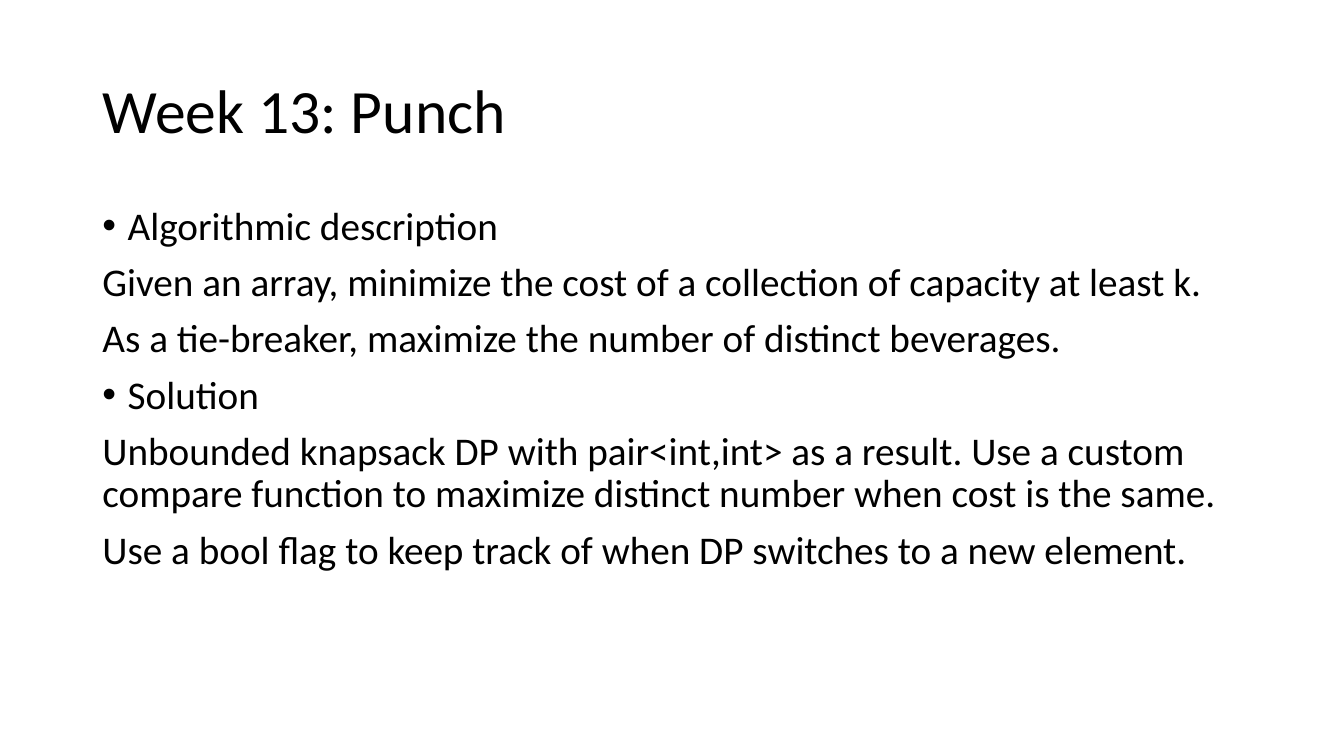
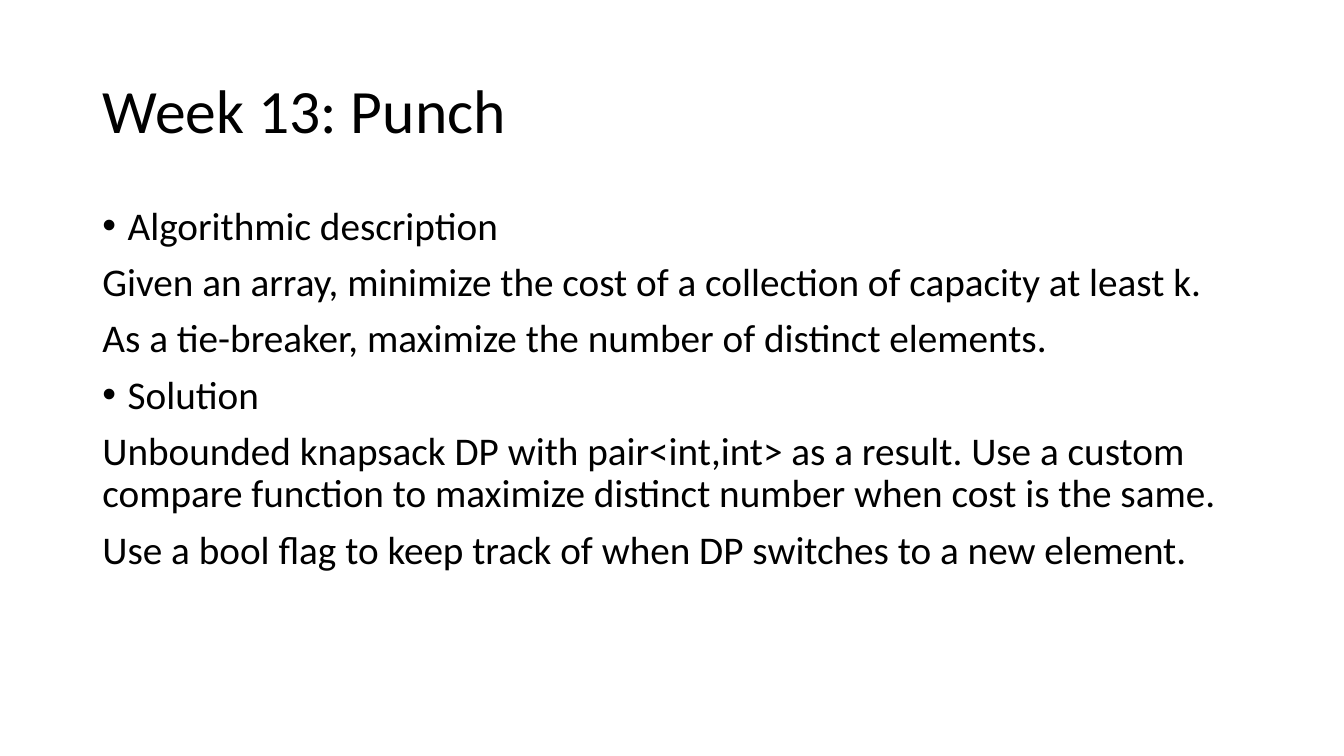
Before and after one commit to giacomocamposampiero/algolab, a slide deck: slide 47 of Recap.pptx (slide 42 before the commit). Drawn at 1344x756 pixels with LibreOffice and Linux fonts; fonts in the diff are those of the drawing. Boxes give left, top, right and bottom in pixels: in the first picture for what was removed or moved away, otherwise in the second. Text is boxed around its words. In the diff, an @@ line names an element or a change of style, - is before the commit and + after.

```diff
--- a/Recap.pptx
+++ b/Recap.pptx
@@ text at (102, 324, 1046, 357): text changed @@
-As a tie-breaker, maximize the number of distinct beverages.
+As a tie-breaker, maximize the number of distinct elements.
```
Also in this commit, not shown: 5 other slides changed, 5 slides added, 5 other files.
